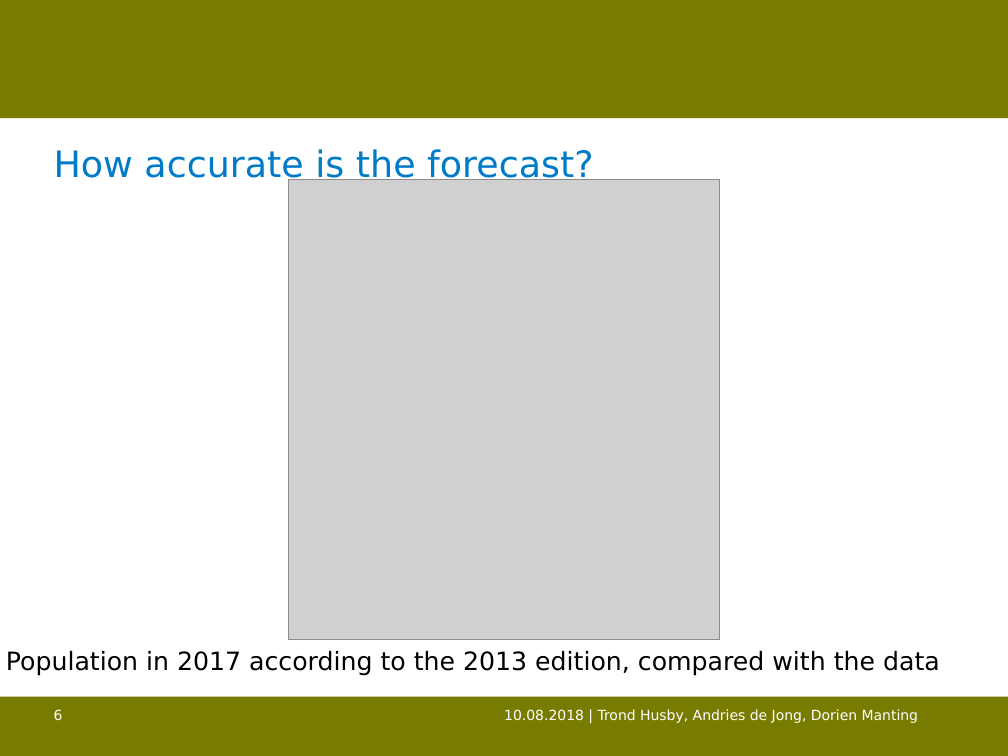
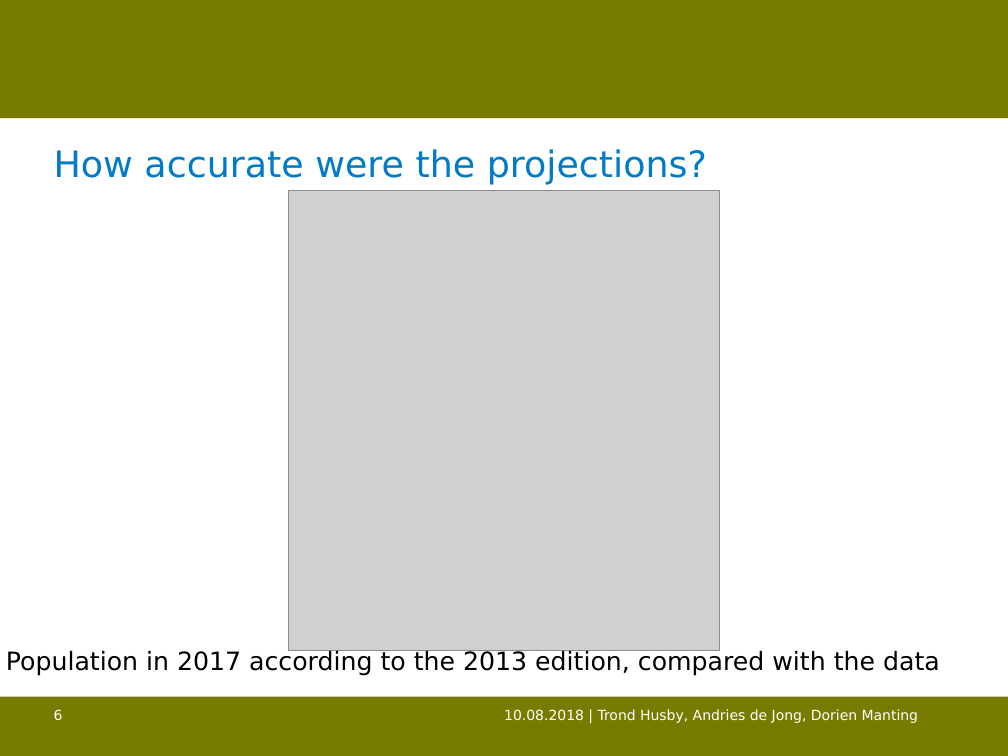
Before and after one commit to trondhusby/mobility_forecast, a slide deck: slide 6 of output/bsps-HUSBY.pptx. Drawn at 1008x756 pixels with LibreOffice and Linux fonts; fonts in the diff are those of the drawing; grey boxes stand for pictures; background and template pictures are left out. Boxes give left, top, right and bottom in pixels: in the first picture for what was removed or moved away, otherwise in the second. Text is boxed around its words. In the diff, an @@ line names an element or a change of style, - is before the commit and + after.

```diff
--- a/output/bsps-HUSBY.pptx
+++ b/output/bsps-HUSBY.pptx
@@ title at box(54, 149, 707, 185): text changed @@
-How accurate is the forecast?
+How accurate were the projections?
@@ picture: place and size @@
-picture at box(288, 179, 720, 640)
+picture at box(288, 191, 720, 651)
```
Also in this commit, not shown: 8 other slides changed.
